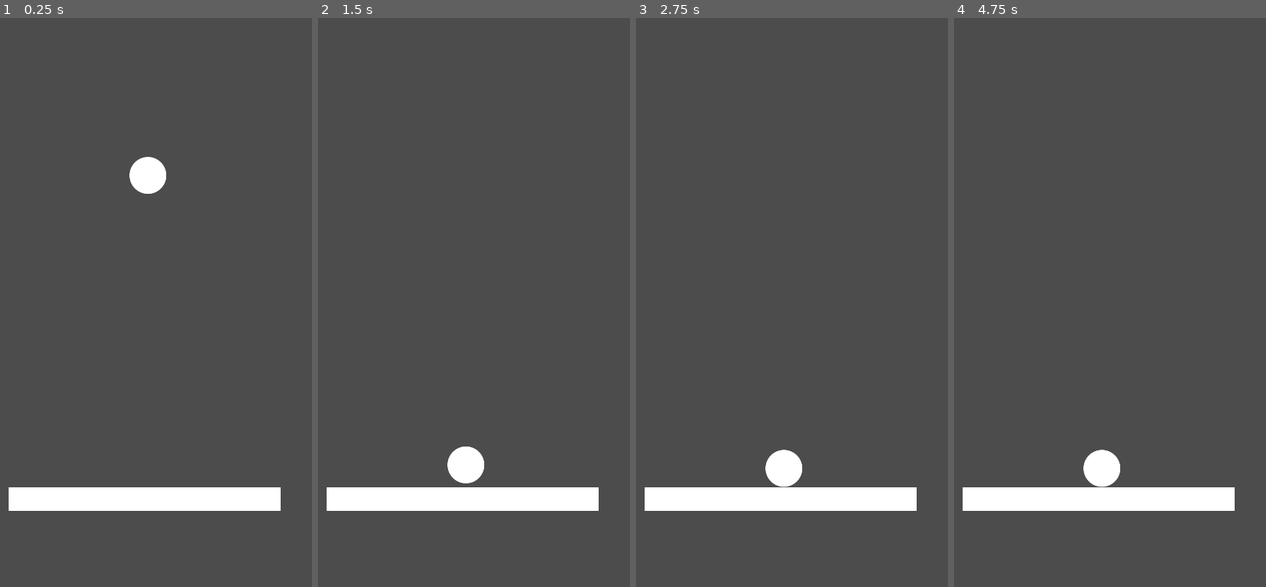
Above: before the commit, frames 1-4 (left to right).
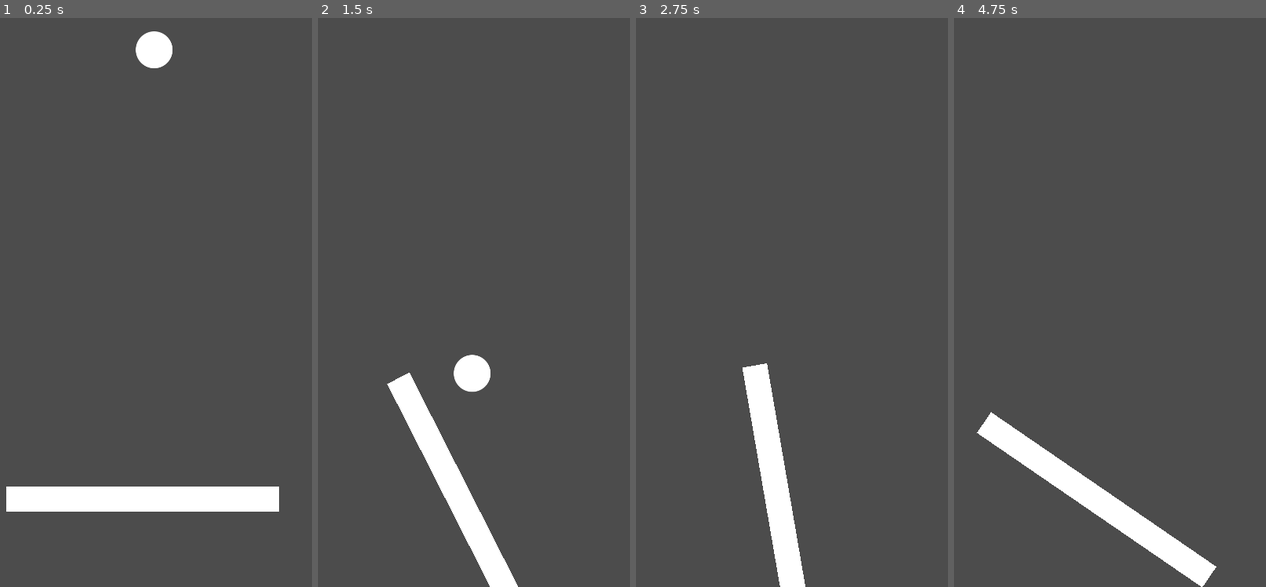
Above: after the commit, the same moments.

Repository: m039/UncontrollableStick
Game: Godot game, scene res://Main.tscn
Same seed, same stepped clock (60 frames per second), same inputs: the game is played once before the commit and once after it.
Inputs:
- Up to frame 1 (0.25 s): no input
- Up to frame 2 (1.5 s): hold Right (ui_right) 0.53-1.28 s; hold Left (ui_left) from 1.28 s (still down)
- Up to frame 3 (2.75 s): release Left (ui_left) at 2.03 s; hold Right (ui_right) from 2.03 s (still down)
- Up to frame 4 (4.75 s): release Right (ui_right) at 3.53 s; hold Left (ui_left) from 3.53 s (still down)

The runs differ from the first frame. In frame 1, 1.5% of the frame differs, in the area x 2-90%, y 2-87%; in frame 2, 7.1%, in the area x 2-90%, y 59-100%; in frame 3, 6.1%; in frame 4, 6.9%.

Commit message:
Added handling of input for the stick.

Diff:
--- a/Main.tscn
+++ b/Main.tscn
@@ -1,13 +1,13 @@
 [gd_scene load_steps=3 format=2]
 
-[ext_resource path="res://Ball.tscn" type="PackedScene" id=1]
-[ext_resource path="res://Stick.tscn" type="PackedScene" id=2]
+[ext_resource path="res://Stick.tscn" type="PackedScene" id=1]
+[ext_resource path="res://Ball.tscn" type="PackedScene" id=2]
 
 [node name="Main" type="Node2D"]
 
-[node name="Ball" parent="." instance=ExtResource( 1 )]
-position = Vector2( 300, 330 )
+[node name="Stick" parent="." instance=ExtResource( 1 )]
+position = Vector2( 290, 860 )
+mode = 1
 
-[node name="Stick" parent="." instance=ExtResource( 2 )]
-position = Vector2( 290, 860 )
-scale = Vector2( 2.17324, -0.382653 )
+[node name="Ball" parent="." instance=ExtResource( 2 )]
+position = Vector2( 310, 130 )
--- /dev/null
+++ b/Stick.gd
@@ -0,0 +1,9 @@
+extends RigidBody2D
+
+export (float) var angularVelocity = 2
+
+func _physics_process(delta):
+	if Input.is_action_pressed("ui_right"):
+		rotation += angularVelocity * delta
+	elif Input.is_action_pressed("ui_left"):
+		rotation -= angularVelocity * delta
--- a/Stick.tscn
+++ b/Stick.tscn
@@ -1,16 +1,20 @@
-[gd_scene load_steps=3 format=2]
+[gd_scene load_steps=4 format=2]
 
-[ext_resource path="res://Art/Square_100x100.png" type="Texture" id=1]
+[ext_resource path="res://Stick.gd" type="Script" id=1]
+[ext_resource path="res://Art/Square_100x100.png" type="Texture" id=2]
 
 [sub_resource type="RectangleShape2D" id=1]
-extents = Vector2( 100, 50 )
+extents = Vector2( 220, 20 )
 
-[node name="Stick" type="KinematicBody2D"]
+[node name="Stick" type="RigidBody2D"]
+mode = 3
+gravity_scale = 0.0
+script = ExtResource( 1 )
 
 [node name="Sprite" type="Sprite" parent="."]
 position = Vector2( 2, 0 )
-scale = Vector2( 2, 1 )
-texture = ExtResource( 1 )
+scale = Vector2( 4.36, 0.4 )
+texture = ExtResource( 2 )
 
 [node name="CollisionShape2D" type="CollisionShape2D" parent="."]
 shape = SubResource( 1 )
--- a/project.godot
+++ b/project.godot
@@ -27,6 +27,37 @@
 window/stretch/mode="2d"
 window/stretch/aspect="keep"
 
+[input]
+
+ui_left={
+"deadzone": 0.5,
+"events": [ Object(InputEventKey,"resource_local_to_scene":false,"resource_name":"","device":0,"alt":false,"shift":false,"control":false,"meta":false,"command":false,"pressed":false,"scancode":16777231,"unicode":0,"echo":false,"script":null)
+, Object(InputEventJoypadButton,"resource_local_to_scene":false,"resource_name":"","device":0,"button_index":14,"pressure":0.0,"pressed":false,"script":null)
+, Object(InputEventKey,"resource_local_to_scene":false,"resource_name":"","device":0,"alt":false,"shift":false,"control":false,"meta":false,"command":false,"pressed":false,"scancode":65,"unicode":0,"echo":false,"script":null)
+ ]
+}
+ui_right={
+"deadzone": 0.5,
+"events": [ Object(InputEventKey,"resource_local_to_scene":false,"resource_name":"","device":0,"alt":false,"shift":false,"control":false,"meta":false,"command":false,"pressed":false,"scancode":16777233,"unicode":0,"echo":false,"script":null)
+, Object(InputEventJoypadButton,"resource_local_to_scene":false,"resource_name":"","device":0,"button_index":15,"pressure":0.0,"pressed":false,"script":null)
+, Object(InputEventKey,"resource_local_to_scene":false,"resource_name":"","device":0,"alt":false,"shift":false,"control":false,"meta":false,"command":false,"pressed":false,"scancode":68,"unicode":0,"echo":false,"script":null)
+ ]
+}
+ui_up={
+"deadzone": 0.5,
+"events": [ Object(InputEventKey,"resource_local_to_scene":false,"resource_name":"","device":0,"alt":false,"shift":false,"control":false,"meta":false,"command":false,"pressed":false,"scancode":16777232,"unicode":0,"echo":false,"script":null)
+, Object(InputEventJoypadButton,"resource_local_to_scene":false,"resource_name":"","device":0,"button_index":12,"pressure":0.0,"pressed":false,"script":null)
+, Object(InputEventKey,"resource_local_to_scene":false,"resource_name":"","device":0,"alt":false,"shift":false,"control":false,"meta":false,"command":false,"pressed":false,"scancode":87,"unicode":0,"echo":false,"script":null)
+ ]
+}
+ui_down={
+"deadzone": 0.5,
+"events": [ Object(InputEventKey,"resource_local_to_scene":false,"resource_name":"","device":0,"alt":false,"shift":false,"control":false,"meta":false,"command":false,"pressed":false,"scancode":16777234,"unicode":0,"echo":false,"script":null)
+, Object(InputEventJoypadButton,"resource_local_to_scene":false,"resource_name":"","device":0,"button_index":13,"pressure":0.0,"pressed":false,"script":null)
+, Object(InputEventKey,"resource_local_to_scene":false,"resource_name":"","device":0,"alt":false,"shift":false,"control":false,"meta":false,"command":false,"pressed":false,"scancode":83,"unicode":0,"echo":false,"script":null)
+ ]
+}
+
 [rendering]
 
 environment/default_environment="res://default_env.tres"
